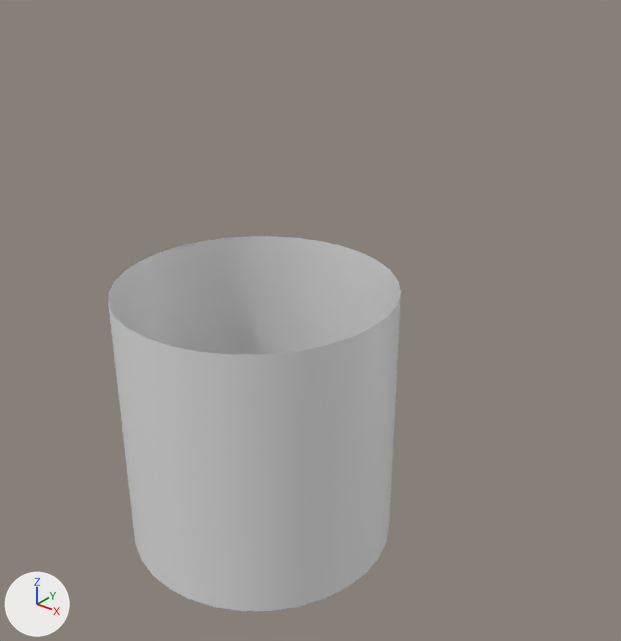
The Blender file Models/Effects/ChargeEffect.blend: old version first, new version second.
One viewpoint serves both versions: a camera (50 mm lens) standing at (3.71, -4.03, 4.38) and looking at (0.32, 0.21, 1.75). Arrows for +X, +Y and +Z are at lower left; the lights stay in place.

Names of what the first picture shows: 'MeterChargeFire'.
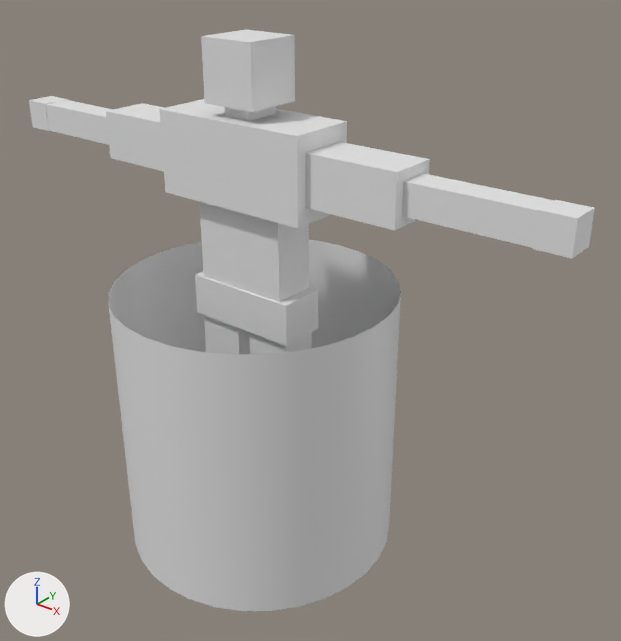
The newer file is also rescaled (x0.5) as a whole; pictures and numbers use the older file's frame.

Boxes (x1, y1, x2, y2) around the edits, measured in the pictures (621 x 641 px):
'DefaultAgent', added
    after: (29, 30, 595, 354)

The change, as a list of edits to the scene's bpy script:
```text
Add me_cube_004:
    me_cube_004.from_pydata(...)  # 136 vertices, 102 faces; spans x -1.12..1.12, y -0.14..0.12, z -0.01..1.83
Add ob_defaultagent:
    ob_defaultagent = bpy.data.objects.new('DefaultAgent', me_cube_004)
    ob_defaultagent.location = (0.0, 0.0, 0.0)
    ob_defaultagent.scale = (2.0, 2.0, 2.0)
```
